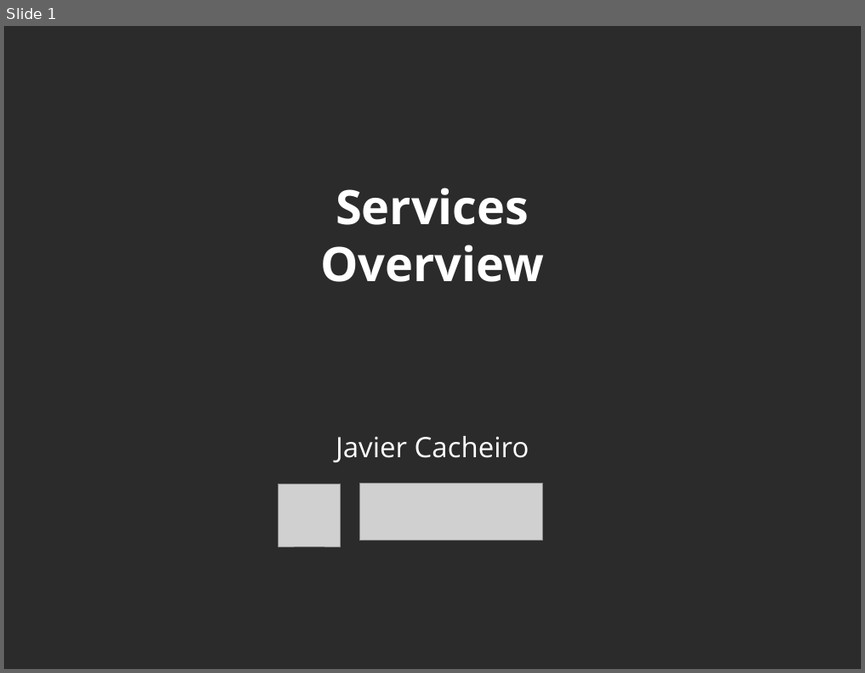
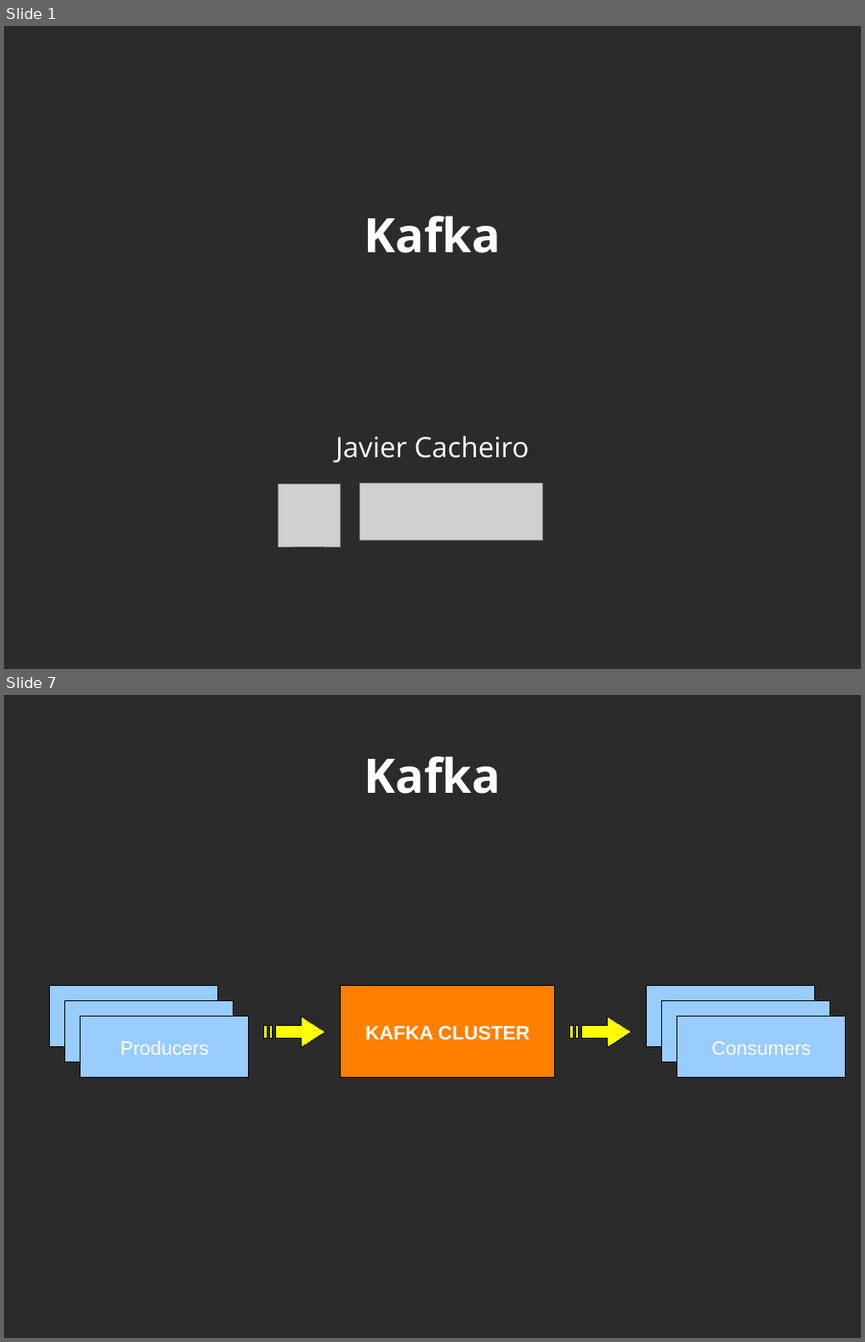
Before and after one commit to javicacheiro/pyspark_course, a slide deck: supplementary/kafka/unit_1_basic_concepts.odp. Shown one above the other, each under a label of ours: slide 1 before the commit, slides 1 and 7 after it; the slides between them are not shown. The pictures are 865x673 and 865x1342 pixels, drawn with LibreOffice and Linux fonts; fonts in the diff are those of the drawing; grey boxes stand for pictures; background and template pictures are left out; a plain dark background stands for a picture behind light text. Boxes give left, top, right and bottom in pixels: in the first picture for what was removed or moved away, otherwise in the second. Text is boxed around its words. In the diff, an @@ line names an element or a change of style, - is before the commit and + after.

Commit message:
kafka concepts

```diff
--- a/supplementary/kafka/unit_1_basic_concepts.odp
+++ b/supplementary/kafka/unit_1_basic_concepts.odp
@@ slide 7 added at (x1=4, y1=695, x2=861, y2=1338), background picture (left out) @@
@@ title added at (x1=364, y1=756, x2=500, y2=794), 44 pt, text #FFFFFF, bold @@
+Kafka
@@ rectangle added at (x1=50, y1=986, x2=218, y2=1047), fill #99CCFF, outline #000000 0 pt @@
@@ rectangle added at (x1=341, y1=986, x2=556, y2=1077), fill #FF8000, outline #000000 0 pt, 18 pt, text #FFFFFF, bold @@
+KAFKA CLUSTER
@@ rectangle added at (x1=647, y1=986, x2=816, y2=1047), fill #99CCFF, outline #000000 0 pt @@
@@ rectangle added at (x1=65, y1=1001, x2=234, y2=1063), fill #99CCFF, outline #000000 0 pt @@
@@ rectangle added at (x1=80, y1=1016, x2=249, y2=1077), fill #99CCFF, outline #000000 0 pt, 18 pt, text #FFFFFF @@
+Producers
@@ freeform shape added at (x1=264, y1=1016, x2=326, y2=1046), fill #FFFF00, outline #000000 0 pt @@
@@ freeform shape added at (x1=570, y1=1016, x2=631, y2=1046), fill #FFFF00, outline #000000 0 pt @@
@@ rectangle added at (x1=662, y1=1001, x2=830, y2=1063), fill #99CCFF, outline #000000 0 pt @@
@@ rectangle added at (x1=677, y1=1016, x2=846, y2=1077), fill #99CCFF, outline #000000 0 pt, 18 pt, text #FFFFFF @@
+Consumers
@@ slide 1 changed as well @@
@@ title at (x1=364, y1=216, x2=500, y2=253): text changed @@
-Services
-Overview
+Kafka
```
Also in this commit, not shown: 50 other slides added, 25 slides removed, 1 other file.
